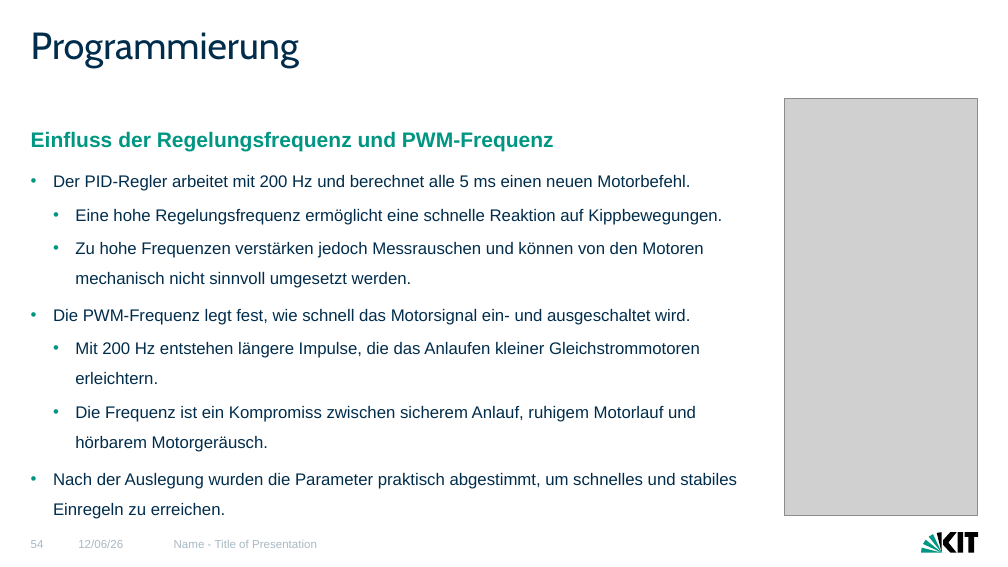
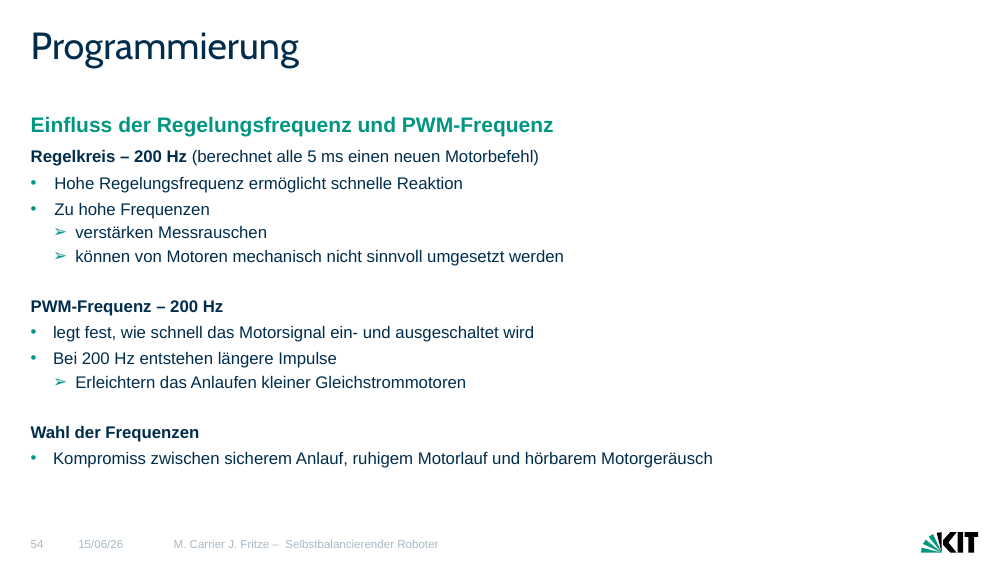
Before and after one commit to MCITBA/Lok_Prak_Rob, a slide deck: slide 54 of Finale_Präsentation_erw.pptx. Drawn at 1008x567 pixels with LibreOffice and Linux fonts; fonts in the diff are those of the drawing; grey boxes stand for pictures. Boxes give left, top, right and bottom in pixels: in the first picture for what was removed or moved away, otherwise in the second. Text is boxed around its words. In the diff, an @@ line names an element or a change of style, - is before the commit and + after.

```diff
--- a/Finale_Präsentation_erw.pptx
+++ b/Finale_Präsentation_erw.pptx
@@ text "Einfluss der Regelungsfrequenz und PWM-Frequenz": place and size @@
-text "Einfluss der Regelungsfrequenz und PWM-Frequenz" at [31,131,737,519]
+text "Einfluss der Regelungsfrequenz und PWM-Frequenz" at [31,116,713,468]
@@ picture removed at [785,98,978,516] @@
@@ text at [31,150,713,468]: text changed @@
-  • Der PID-Regler arbeitet mit 200 Hz und berechnet alle 5 ms einen neuen Motorbefehl.
-      • Eine hohe Regelungsfrequenz ermöglicht eine schnelle Reaktion auf Kippbewegungen.
-      • Zu hohe Frequenzen verstärken jedoch Messrauschen und können von den Motoren mechanisch nicht sinnvoll umgesetzt werden.
-  • Die PWM-Frequenz legt fest, wie schnell das Motorsignal ein- und ausgeschaltet wird.
-      • Mit 200 Hz entstehen längere Impulse, die das Anlaufen kleiner Gleichstrommotoren erleichtern.
-      • Die Frequenz ist ein Kompromiss zwischen sicherem Anlauf, ruhigem Motorlauf und hörbarem Motorgeräusch.
-  • Nach der Auslegung wurden die Parameter praktisch abgestimmt, um schnelles und stabiles Einregeln zu erreichen.
+  Regelkreis – 200 Hz (berechnet alle 5 ms einen neuen Motorbefehl)
+    • Hohe Regelungsfrequenz ermöglicht schnelle Reaktion
+    • Zu hohe Frequenzen
+      ➢ verstärken Messrauschen
+      ➢ können von Motoren mechanisch nicht sinnvoll umgesetzt werden
+  PWM-Frequenz – 200 Hz
+    • legt fest, wie schnell das Motorsignal ein- und ausgeschaltet wird
+    • Bei 200 Hz entstehen längere Impulse
+      ➢ Erleichtern das Anlaufen kleiner Gleichstrommotoren
+    Wahl der Frequenzen
+    • Kompromiss zwischen sicherem Anlauf, ruhigem Motorlauf und hörbarem Motorgeräusch
@@ text at [174,540,438,548]: text changed @@
-Name - Title of Presentation
+M. Carrier J. Fritze – Selbstbalancierender Roboter
```
Also in this commit, not shown: 51 other slides changed, 4 slides added, 2 slides removed.
